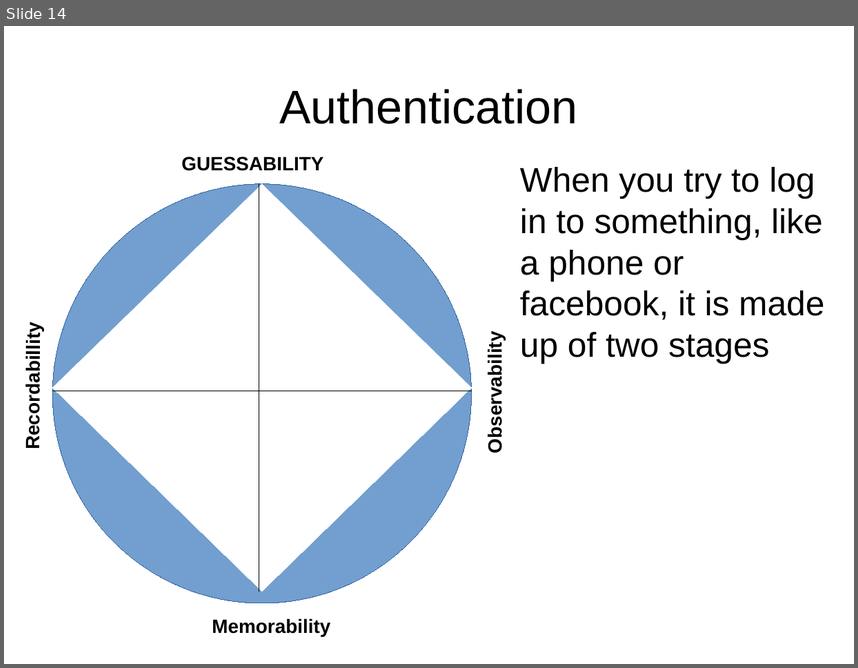
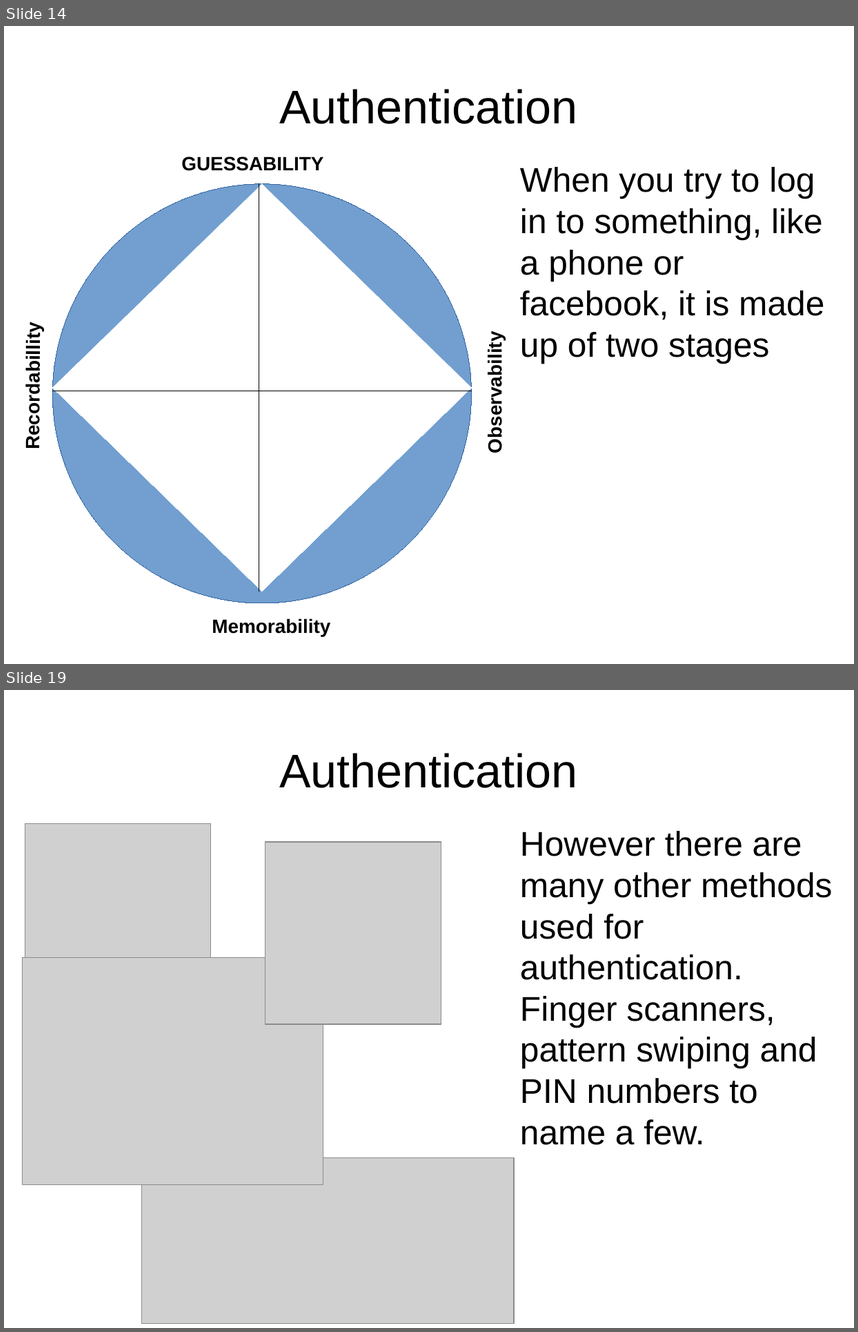
Before and after one commit to EuanCockburn/HCSpasswordgroup, a slide deck: 'Story board'.odp. Shown one above the other, each under a label of ours: slide 14 before the commit, slides 14 and 19 after it; the slides between them are not shown. The pictures are 858x668 and 858x1332 pixels, drawn with LibreOffice and Linux fonts; fonts in the diff are those of the drawing; grey boxes stand for pictures. Boxes give left, top, right and bottom in pixels: in the first picture for what was removed or moved away, otherwise in the second. Text is boxed around its words. In the diff, an @@ line names an element or a change of style, - is before the commit and + after.

```diff
--- a/'Story board'.odp
+++ b/'Story board'.odp
@@ slide 19 added at [4, 690, 854, 1328], background #FFFFFF @@
@@ title added at [279, 753, 577, 788], 44 pt, text #000000 @@
+Authentication
@@ picture added at [25, 823, 211, 967] @@
@@ text added at [520, 831, 832, 1145], 32 pt, text #000000 @@
+However there are many other methods used for authentication. Finger scanners, pattern swiping and PIN numbers to name a few.
@@ picture added at [266, 842, 441, 1024] @@
@@ picture added at [23, 957, 324, 1185] @@
@@ picture added at [142, 1157, 515, 1323] @@
```
Also in this commit, not shown: 1 slide changed, 4 other slides added, 7 other files.
